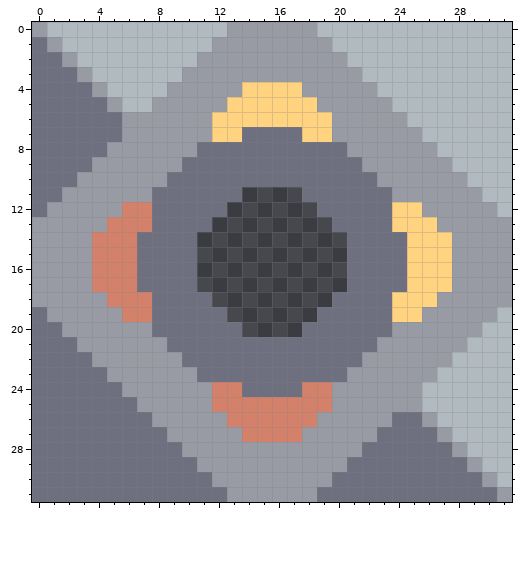
Two states of a pixel-art sprite, sprites-override/blocks/storage/unloader.png. The first picture shows the starting point.
The file is 32x32 pixels.
Once edited:
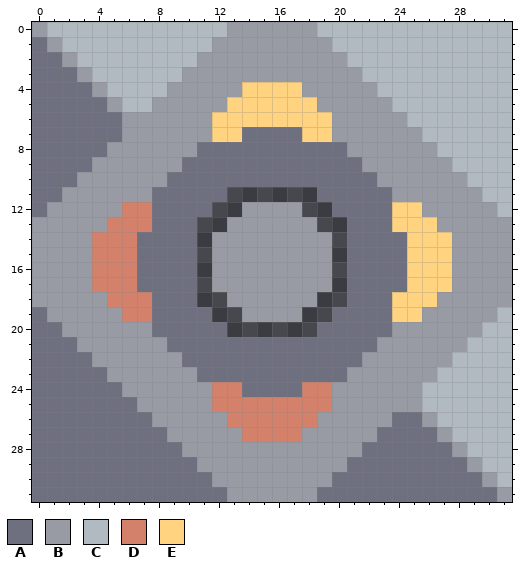
Palette (. is transparent): A #6e7080  B #989aa4  C #b0bac0  D #d4816b  E #ffd37f
Change:
The author put colour B in row 12 at x 14 to 17; in row 13 at x 13 to 18; in rows 14 to 17 at x 12 to 19; in row 18 at x 13 to 18; in row 19 at x 14 to 17.
Colour A is gone in row 11 at x 13 and 18; in row 12 at x 12 and 19; in row 13 at x 11 and 20; in row 18 at x 11 and 20; in row 19 at x 12 and 19; in row 20 at x 13 and 18.
Changed places in both pictures, as pixel boxes (x1, y1, x2, y2):
changed: (197, 187, 347, 337)
